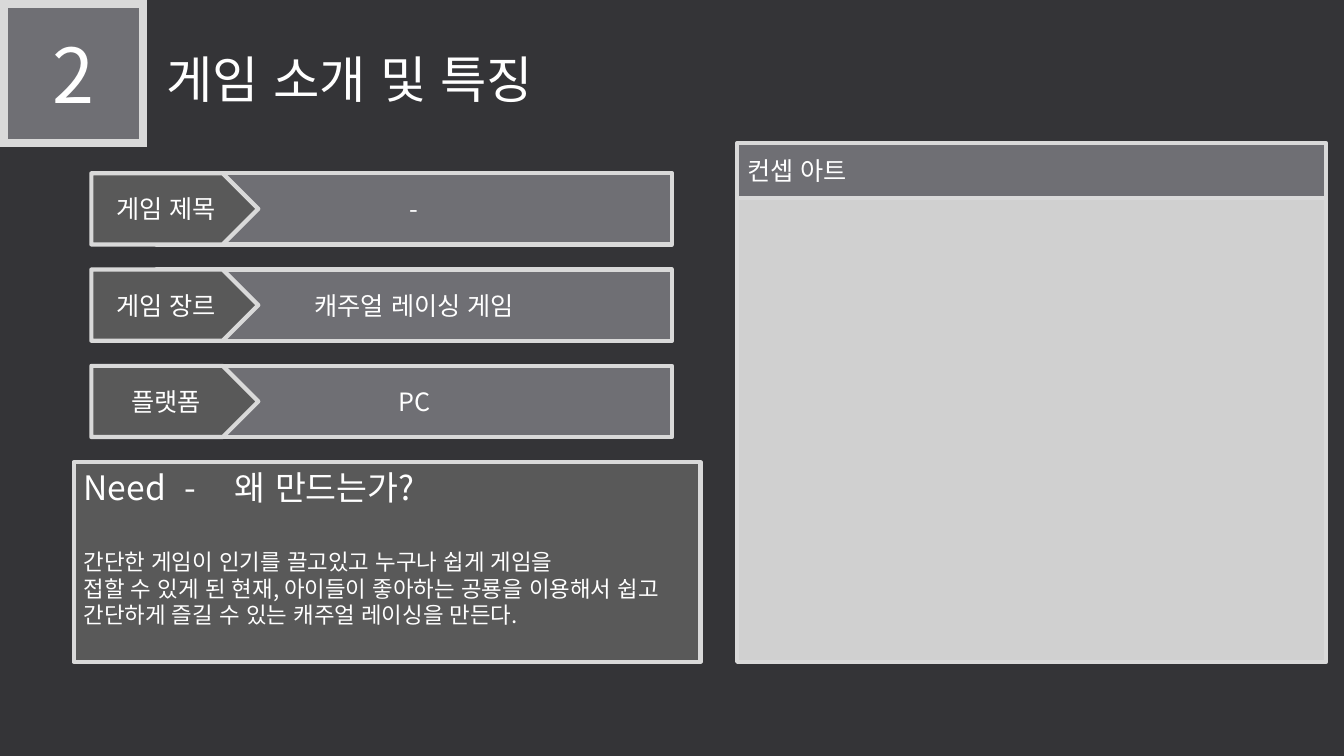
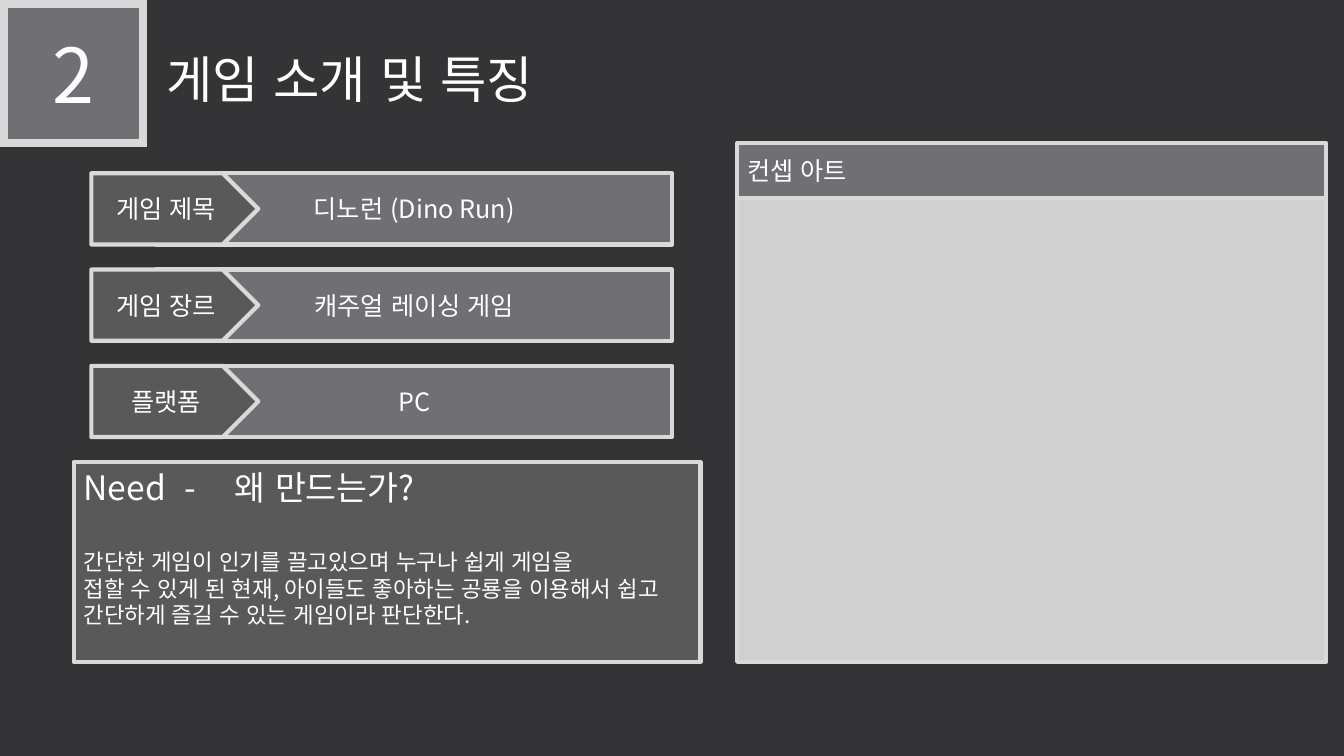
Before and after one commit to LEGO0937/Our_Project, a slide deck: slide 5 of 기획단계/졸작 제안서_α.pptx. Drawn at 1344x756 pixels with LibreOffice and Linux fonts; fonts in the diff are those of the drawing; grey boxes stand for pictures. Boxes give left, top, right and bottom in pixels: in the first picture for what was removed or moved away, otherwise in the second. Text is boxed around its words. In the diff, an @@ line names an element or a change of style, - is before the commit and + after.

```diff
--- a/기획단계/졸작 제안서_α.pptx
+++ b/기획단계/졸작 제안서_α.pptx
@@ text in rectangle at (x1=314, y1=197, x2=514, y2=223): text changed @@
--
+디노런 (Dino Run)
@@ text in rectangle at (x1=84, y1=551, x2=658, y2=625): text changed @@
-간단한 게임이 인기를 끌고있고 누구나 쉽게 게임을
-접할 수 있게 된 현재, 아이들이 좋아하는 공룡을 이용해서 쉽고 간단하게 즐길 수 있는 캐주얼 레이싱을 만든다.
+간단한 게임이 인기를 끌고있으며 누구나 쉽게 게임을
+접할 수 있게 된 현재, 아이들도 좋아하는 공룡을 이용해서 쉽고 간단하게 즐길 수 있는 게임이라 판단한다.
```
Also in this commit, not shown: 6 other slides changed, 1 other file.
